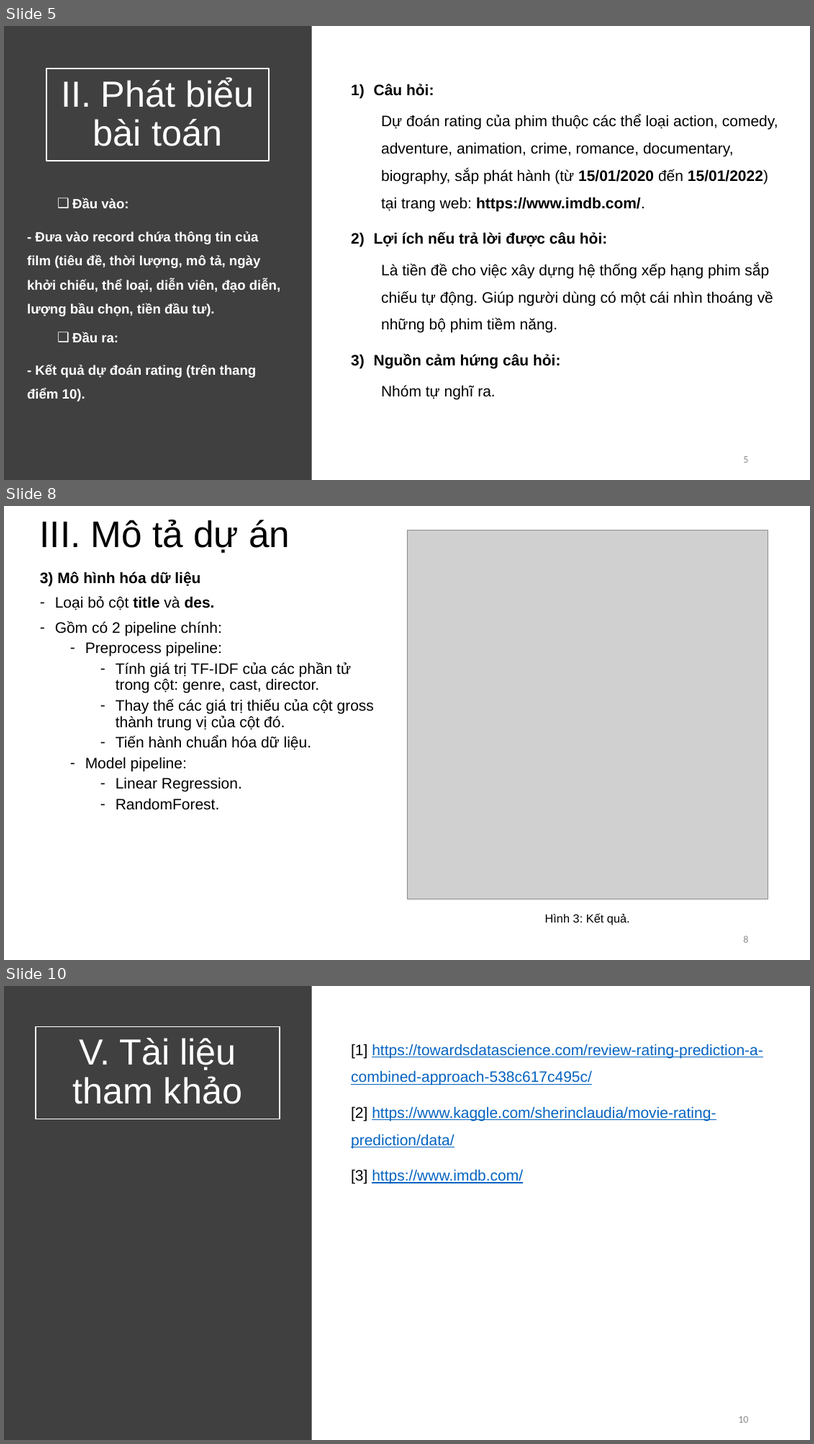
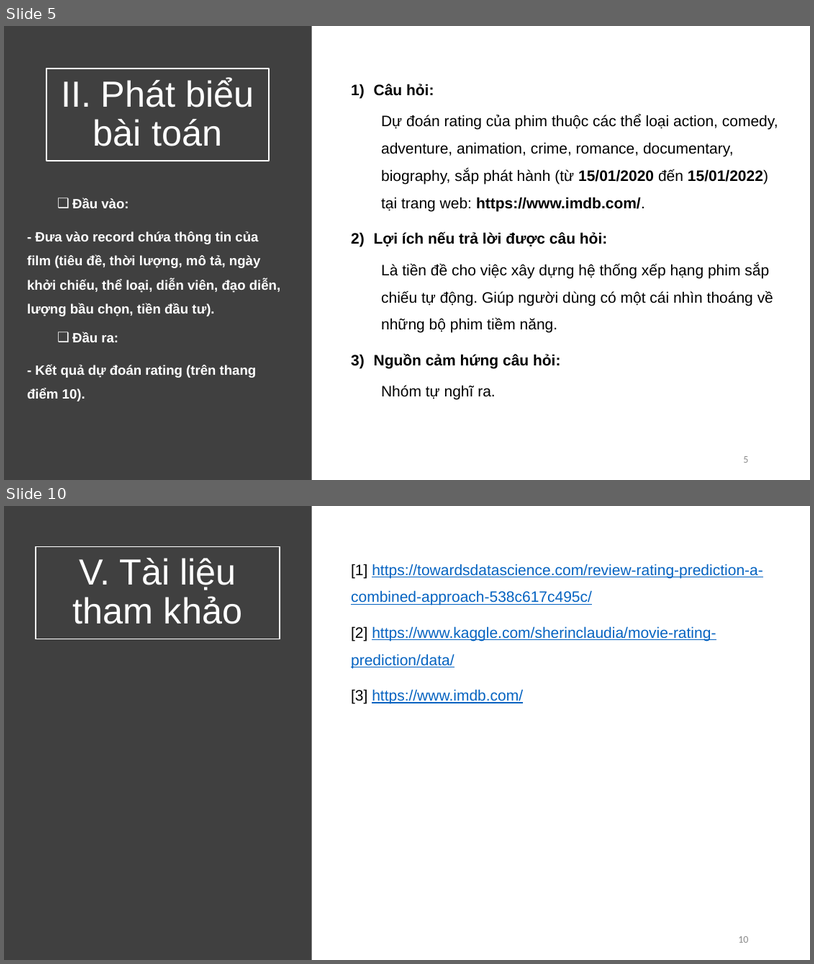
Before and after one commit to vietph34/DS_Final_project, a slide deck: doc/report.pptx. Shown one above the other, each under a label of ours: slides 5, 8 and 10 before the commit, slides 5 and 10 after it; the slides between them are not shown. The pictures are 814x1444 and 814x964 pixels, drawn with LibreOffice and Linux fonts; fonts in the diff are those of the drawing; grey boxes stand for pictures. Boxes give left, top, right and bottom in pixels: in the first picture for what was removed or moved away, otherwise in the second. Text is boxed around its words. In the diff, an @@ line names an element or a change of style, - is before the commit and + after.

```diff
--- a/doc/report.pptx
+++ b/doc/report.pptx
@@ slide 8 removed at [4,506,810,960], background #FFFFFF @@
@@ title removed at [40,519,290,553] @@
-III. Mô tả dự án
@@ picture removed at [407,530,769,899] @@
@@ text removed at [40,572,374,810] @@
-3) Mô hình hóa dữ liệu
-– Loại bỏ cột title và des.
-– Gồm có 2 pipeline chính:
-  – Preprocess pipeline:
-    – Tính giá trị TF-IDF của các phần tử trong cột: genre, cast, director.
-    – Thay thế các giá trị thiếu của cột gross thành trung vị của cột đó.
-    – Tiến hành chuẩn hóa dữ liệu.
-  – Model pipeline:
-    – Linear Regression.
-    – RandomForest.
@@ text removed at [545,913,630,925] @@
-Hình 3: Kết quả.
@@ page number removed at [743,935,748,942] @@
-8
```
Also in this commit, not shown: 3 slides changed, 1 slide added, 19 other files.
